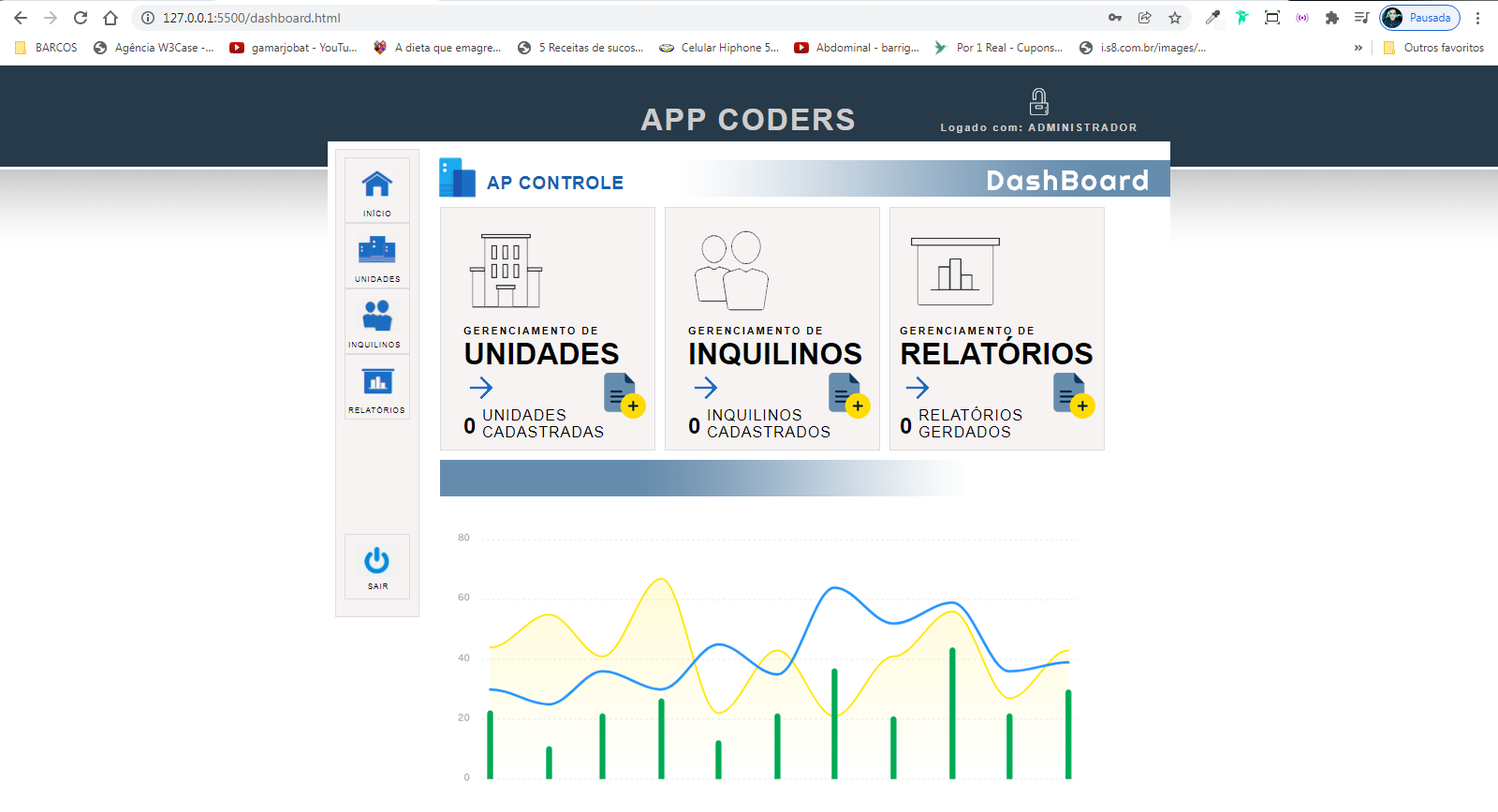
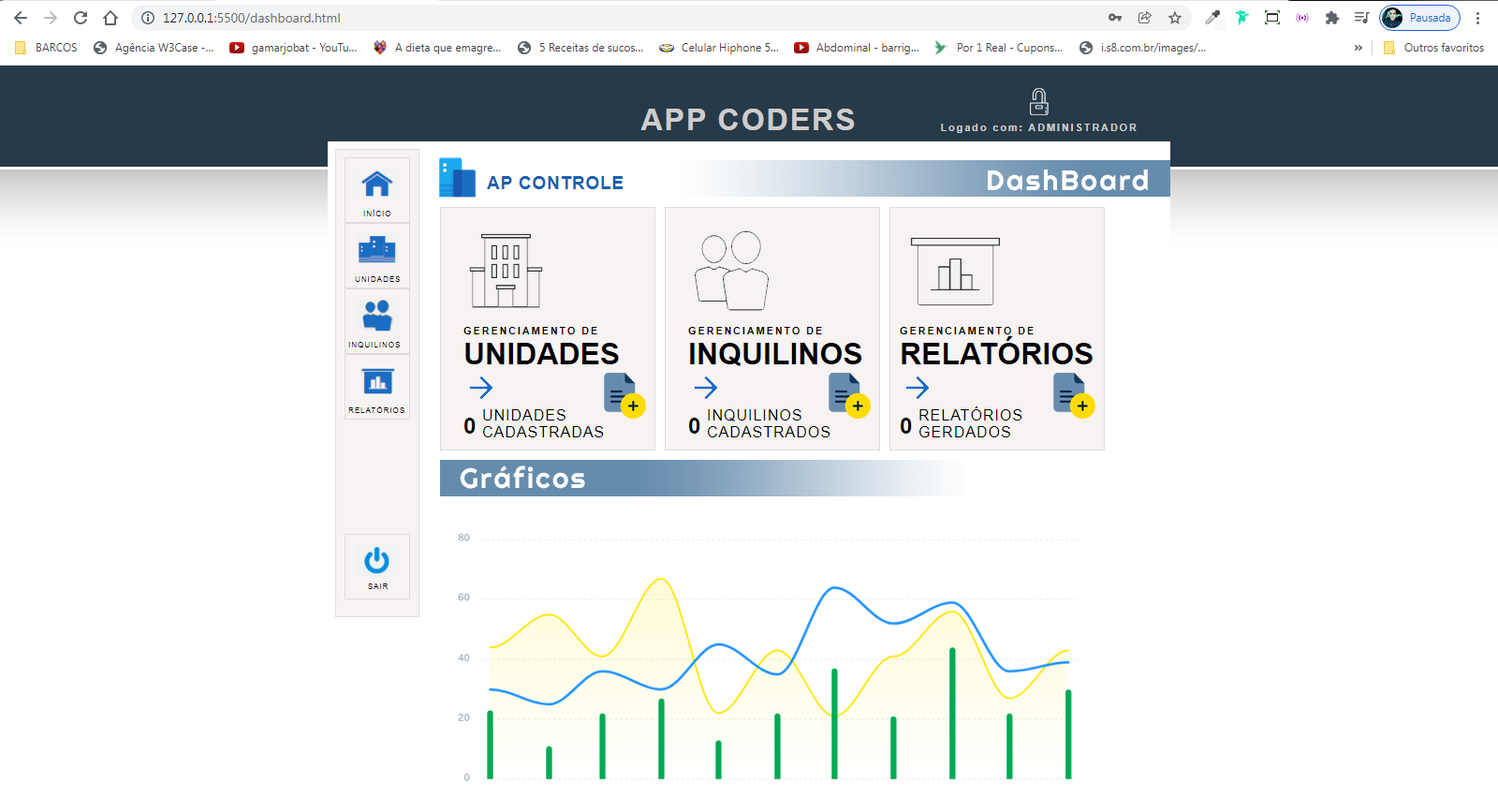
Layer changes from the first 1498×812 image to the second:
added layer "Gráficos" above "Retângulo 1 copiar" over [459, 465, 586, 489]
